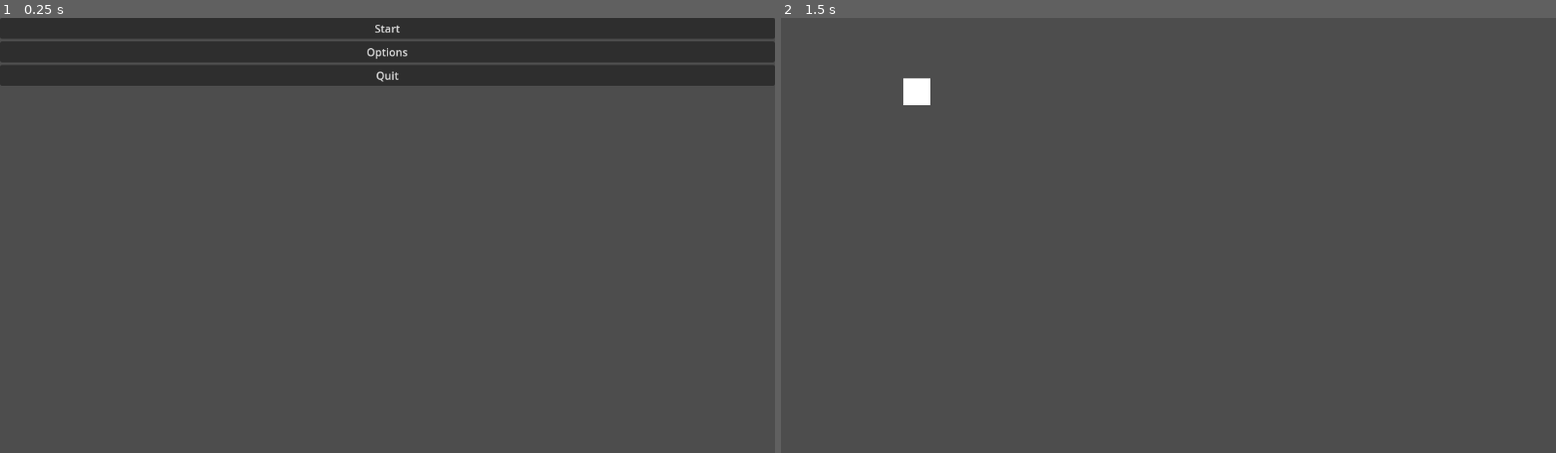
Above: before the commit, frames 1-2 (left to right).
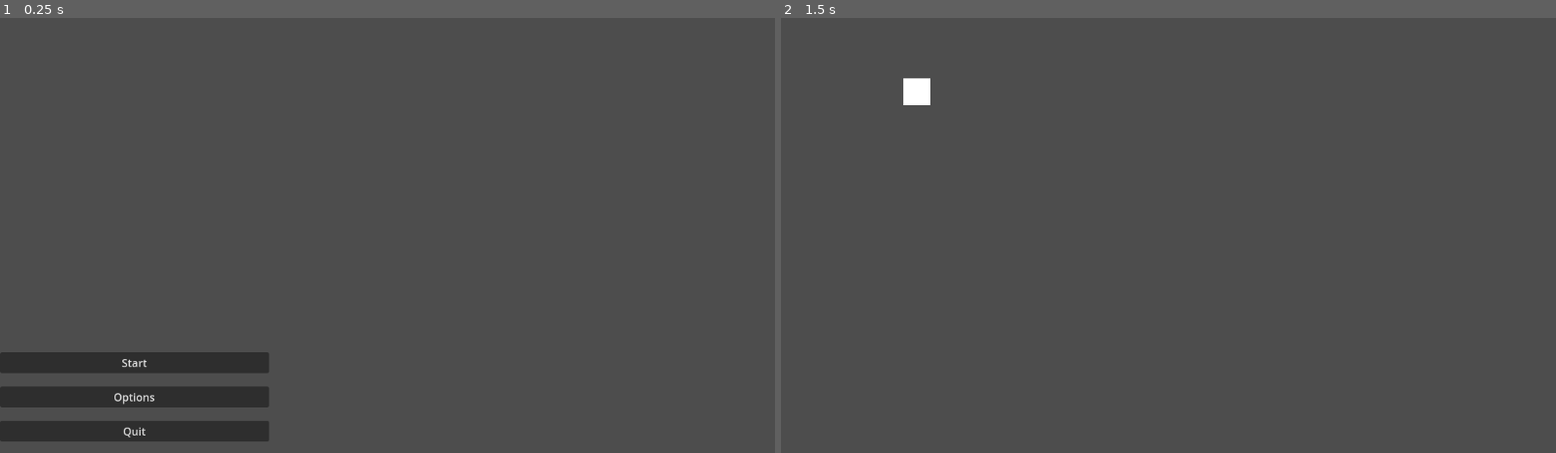
Above: after the commit, the same moments.

Repository: Cole-Miller-IT/JanGameJam2025
Game: Godot game, scene res://Scenes/Levels/MainMenu/main_menu.tscn
Two runs of this game, one before a commit and one after it. Both use one fixed random seed, a clock stepped at 60 frames per second and the inputs below.
Inputs:
- Up to frame 1 (0.25 s): no input
- Up to frame 2 (1.5 s): click "Start" at 0.5 s; tap Enter at 1.25 s

The runs differ from the first frame. In frame 1, 19% of the frame differs, in the area x 0-100%, y 0-98%; in frame 2, nothing differs.

Commit message:
working on main menu layout

Diff:
--- a/Scenes/Levels/MainMenu/main_menu.tscn
+++ b/Scenes/Levels/MainMenu/main_menu.tscn
@@ -4,11 +4,15 @@
 
 [node name="MainMenu" type="MarginContainer"]
 offset_right = 1152.0
-offset_bottom = 647.0
+offset_bottom = 648.0
 script = ExtResource("1_dar81")
 
 [node name="VBoxContainer" type="VBoxContainer" parent="."]
+custom_minimum_size = Vector2(400, 150)
 layout_mode = 2
+size_flags_horizontal = 0
+size_flags_vertical = 8
+theme_override_constants/separation = 20
 
 [node name="Start" type="Button" parent="VBoxContainer"]
 layout_mode = 2
